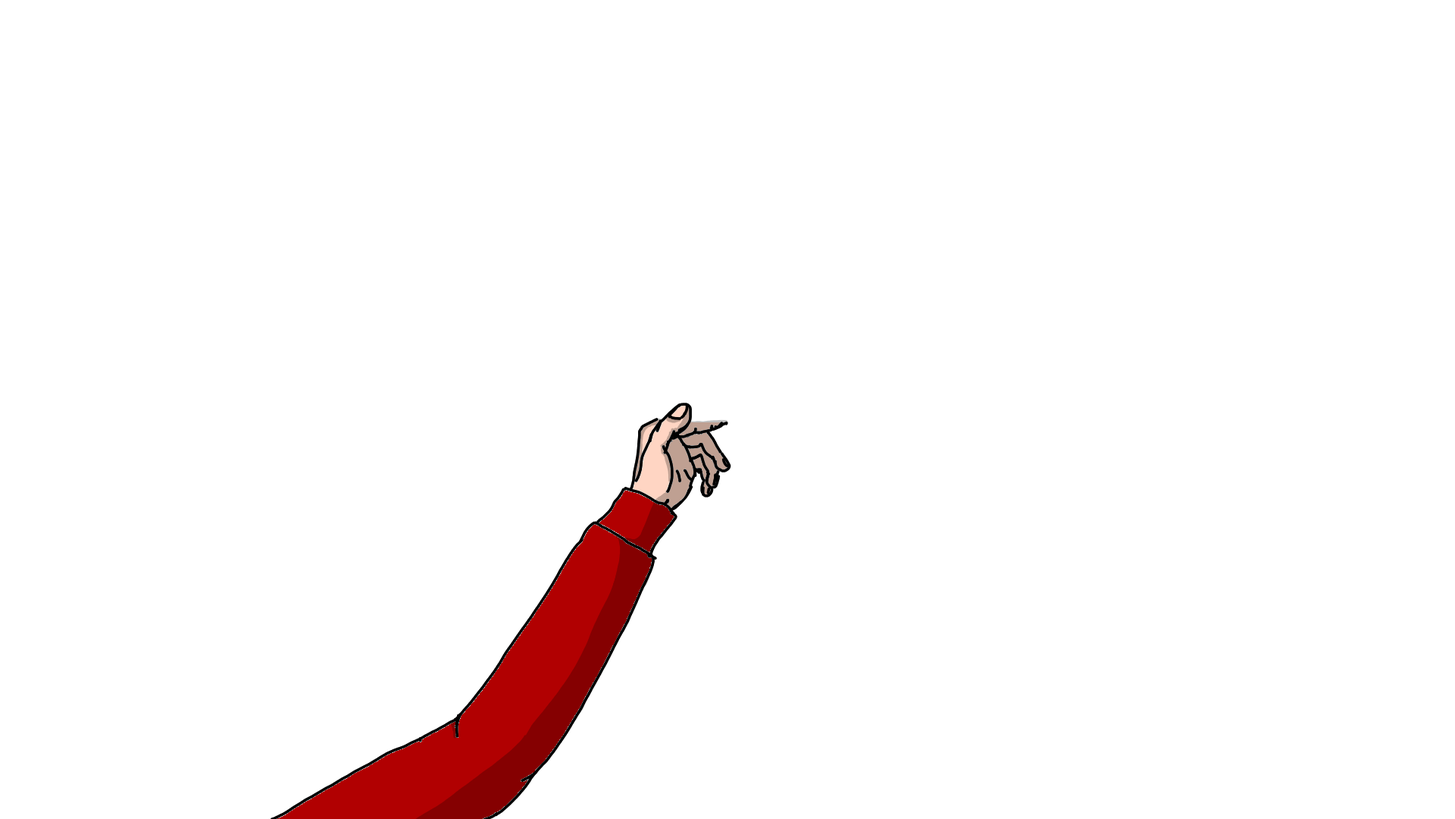
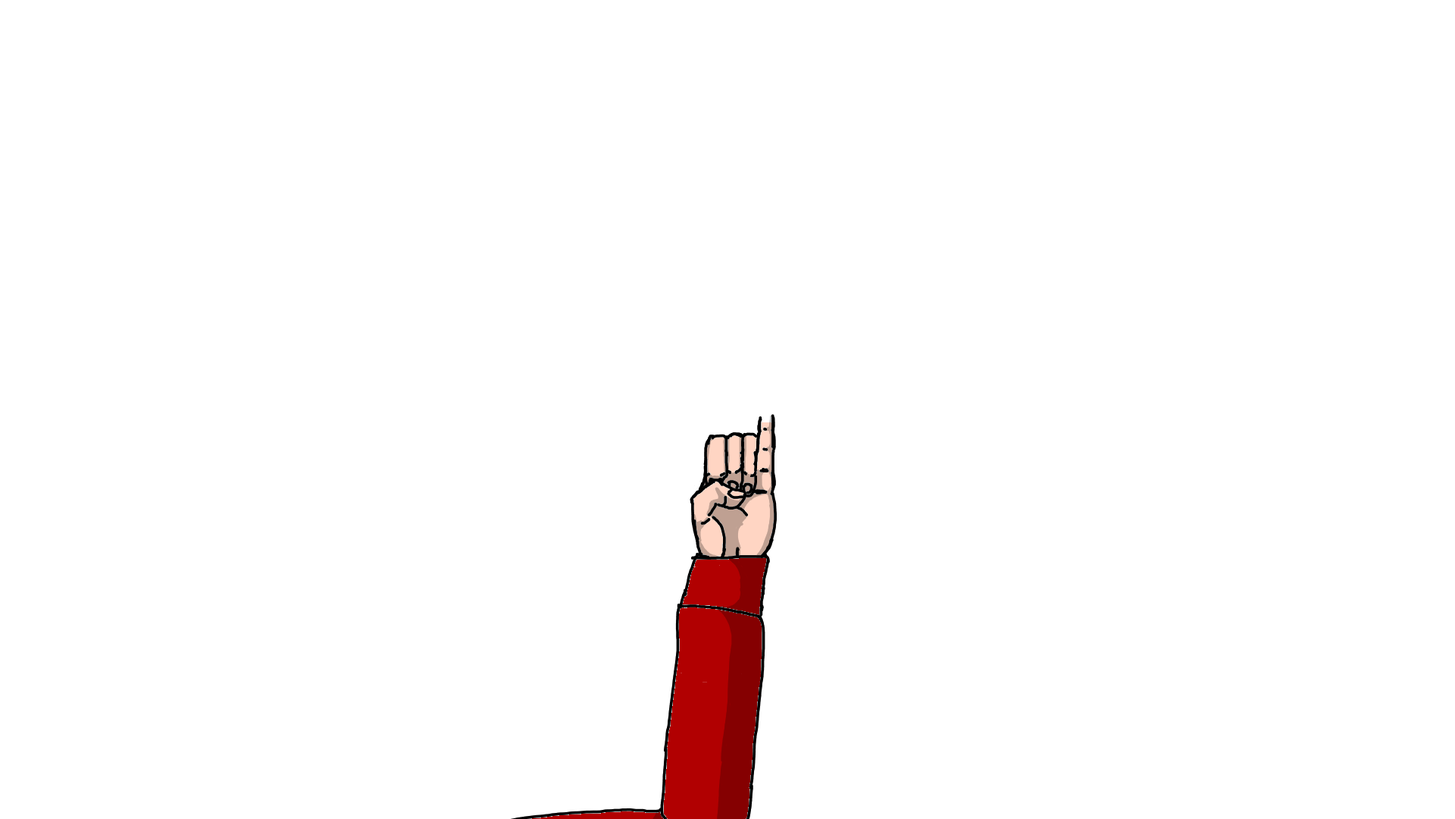
Layer changes from the first 1455 x 819 image to the second:
added layer "shadow 3" (25%) above "hand shadow 1" over [630, 402, 777, 819]
hid "shadow2", opacity 25% → 71% over [388, 402, 777, 819]
added layer "hand 3" above "hand 2" over [485, 402, 777, 819]
hid "hand 2" over [270, 402, 777, 819]
